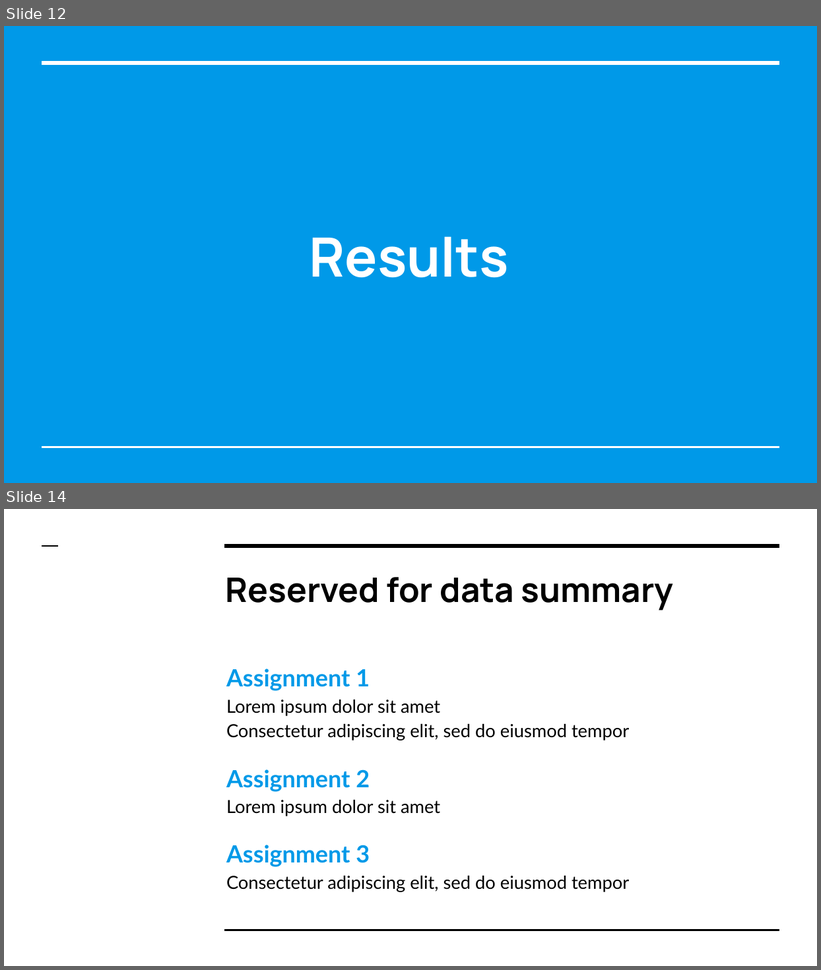
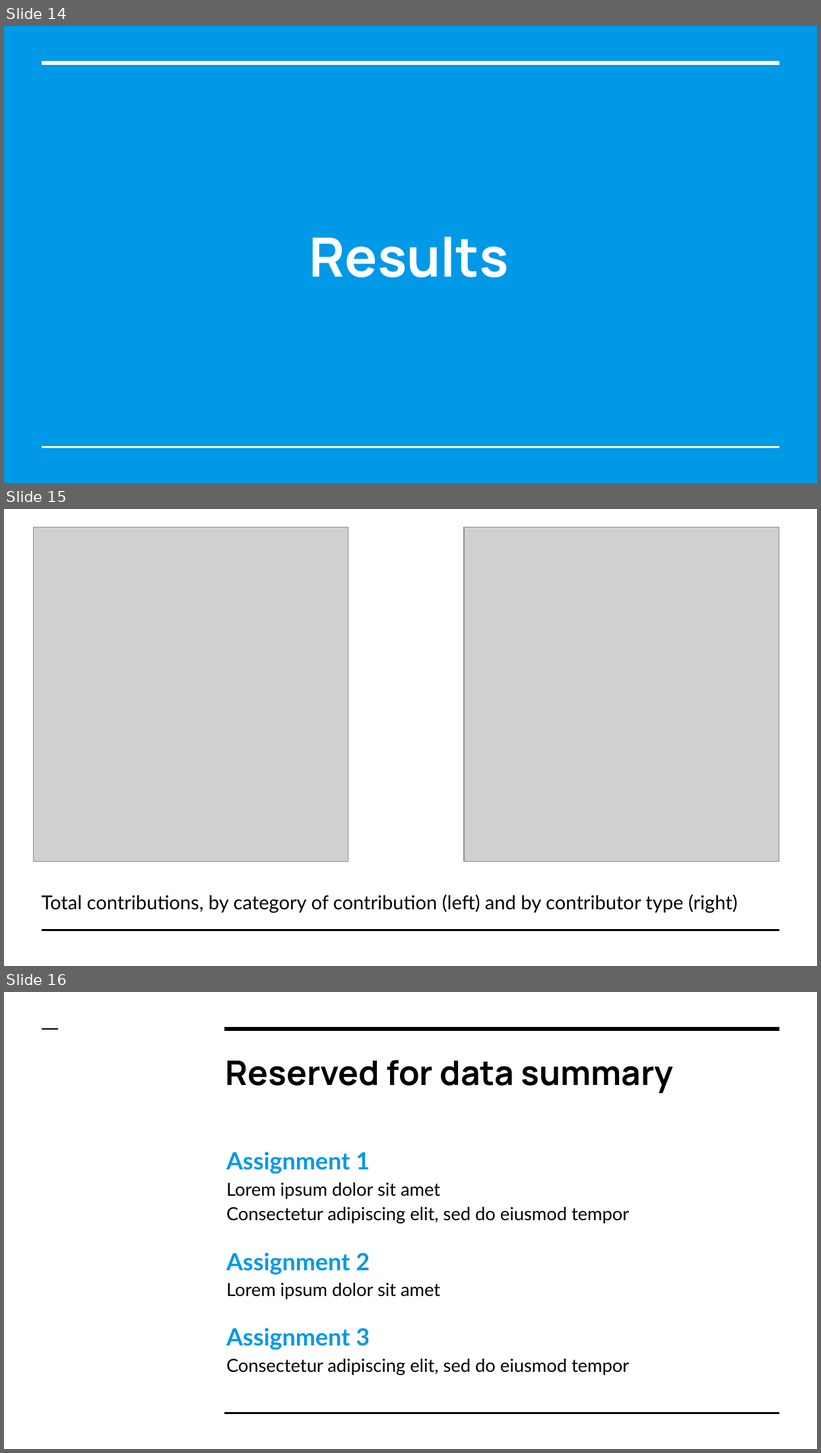
Before and after one commit to ssheggrud/Mod_20_Project, a slide deck: Presentation/Group5Presentation.pptx. Shown one above the other, each under a label of ours: slides 12 and 14 before the commit, slides 14, 15 and 16 after it; the slides between them are not shown. The pictures are 821x970 and 821x1453 pixels, drawn with LibreOffice and Linux fonts; fonts in the diff are those of the drawing; grey boxes stand for pictures. Boxes give left, top, right and bottom in pixels: in the first picture for what was removed or moved away, otherwise in the second. Text is boxed around its words. In the diff, an @@ line names an element or a change of style, - is before the commit and + after.

```diff
--- a/Presentation/Group5Presentation.pptx
+++ b/Presentation/Group5Presentation.pptx
@@ slide 15 added at (4, 509, 817, 966), background #FFFFFF @@
@@ picture added at (33, 527, 349, 861) @@
@@ picture added at (464, 527, 780, 861) @@
@@ text added at (42, 894, 738, 914), 17 pt, text #000000 @@
+Total contributions, by category of contribution (left) and by contributor type (right)
@@ line added from (42, 930) to (780, 930), #000000 1.5 pt @@
@@ what was slide 12 is now slide 14 @@
@@ what was slide 14 is now slide 16 @@
```
Also in this commit, not shown: 2 slides changed, 2 other slides added, 1 slide removed.
